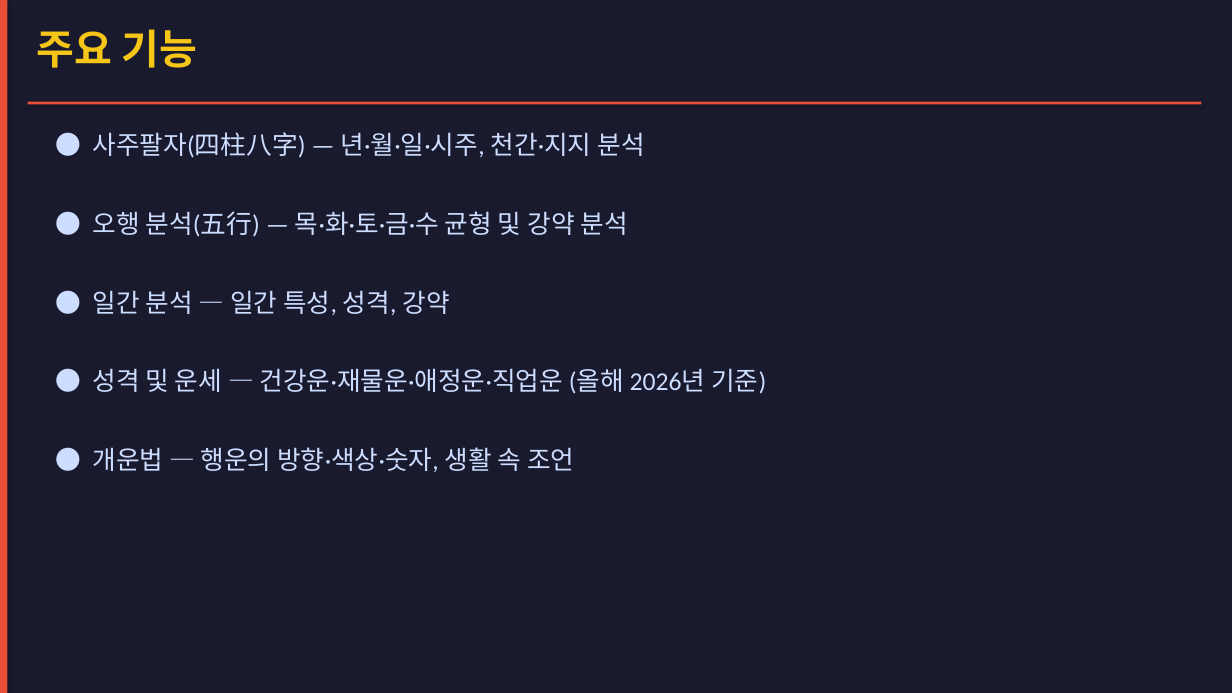
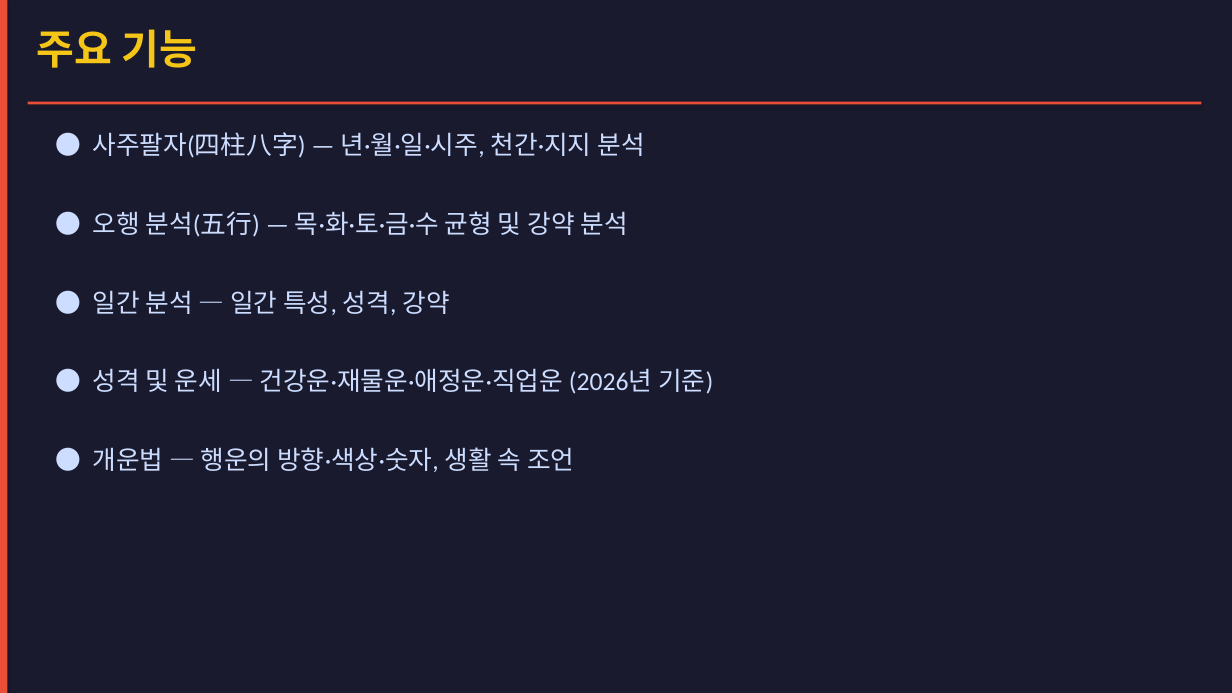
Before and after one commit to hohyun8/saju2, a slide deck: slide 4 of saju_app_overview.pptx. Drawn at 1232x693 pixels with LibreOffice and Linux fonts; fonts in the diff are those of the drawing. Boxes give left, top, right and bottom in pixels: in the first picture for what was removed or moved away, otherwise in the second. Text is boxed around its words. In the diff, an @@ line names an element or a change of style, - is before the commit and + after.

```diff
--- a/saju_app_overview.pptx
+++ b/saju_app_overview.pptx
@@ text at (x1=92, y1=368, x2=713, y2=394): text changed @@
-● 성격 및 운세 — 건강운·재물운·애정운·직업운 (올해 2026년 기준)
+● 성격 및 운세 — 건강운·재물운·애정운·직업운 (2026년 기준)
```
Also in this commit, not shown: 1 slide added, 1 slide removed.
